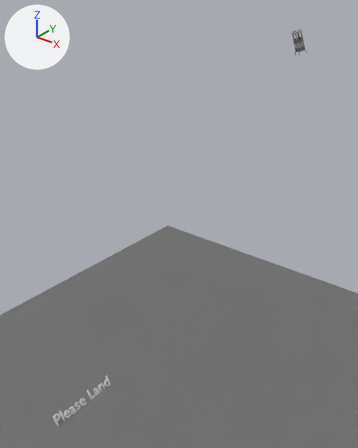
A saved change to the Blender file Machine Learning/PhysicsDriver/PhysicsSolver.blend.
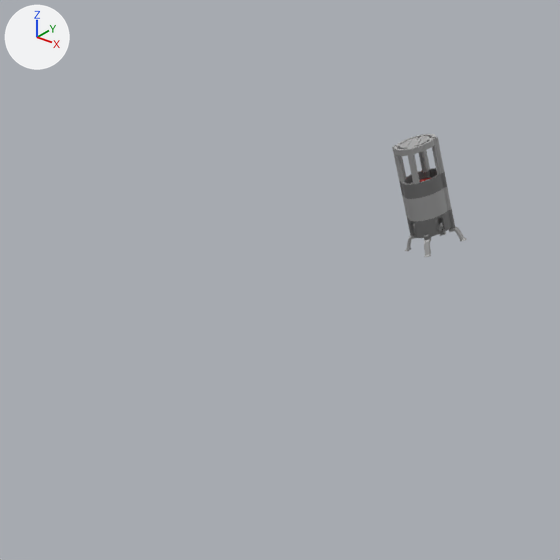
The first picture shows the older version from a 50 mm camera at (42.8, -69.5, 108.1) aimed at (-17.3, 5.7, 61.5). The close-ups show both versions on the part from 58% to 92% of the width and 0% to 27% of the height of that picture. Arrows for +X, +Y and +Z are at upper left; the lights stay in place.

The scene before the commit, as lines of its bpy script (objects in view):
```python
me_edf_rocket_v32 = bpy.data.meshes.new('EDF_Rocket v32')
me_edf_rocket_v32.from_pydata(...)  # 7162 vertices, 14580 faces; spans x -1.11..1.11, y -1.11..1.11, z -2.24..1.4
# faces by material slot: [584, 5144, 8852]
me_edf_rocket_v32.materials.append(mat_aluminum___anodized_glossy__red)  # red #e7504d
me_edf_rocket_v32.materials.append(mat_pekk___polyetherketoneketone_reinforced_with_carbon_fibers___ht)  # grey #797979
me_edf_rocket_v32.materials.append(mat_steel___satin)  # grey #aaaaaa
ob_rocket = bpy.data.objects.new('rocket', me_edf_rocket_v32)
ob_rocket.location = (5.18, 7.96, 100.0)
ob_rocket.rotation_euler = (-0.27, 0.228, 3.291)  # degrees (-15, 13, 189)
```
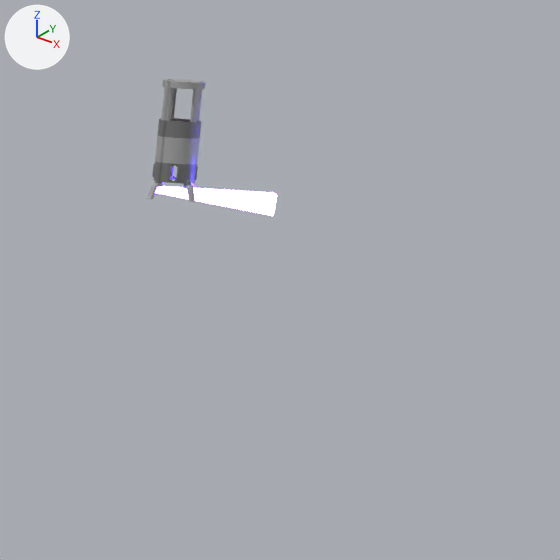
Where the newer file only moved an object's origin or applied its transform, the numbers keep the older frame.

What differs and where, as boxes [x1, y1, x2, y2] in the close-ups (560 x 560 px):
'rocket', reshaped (20% narrower)
    before: [392, 134, 467, 257]
    after: [146, 79, 206, 202]
'thrust', added
    after: [155, 186, 277, 216]

Diff of the bpy script that builds the scene:
```diff
--- a/Machine Learning/PhysicsDriver/PhysicsSolver.blend.py
+++ b/Machine Learning/PhysicsDriver/PhysicsSolver.blend.py
@@ mat_thrust @@
+mat_thrust = emission_material('Thrust')
+mat_thrust.base_color = (0.089, 0.045, 1.0)  # blue #543cff
+mat_thrust.strength = 50.0
@@ me_edf_rocket_v32 @@
 me_edf_rocket_v32.from_pydata(...)  # 7162 vertices, 14580 faces; spans x -1.11..1.11, y -1.11..1.11, z -2.24..1.4
 # used by ob_rocket; location = (5.18, 7.96, 100.0); rotation_euler = (-0.27, 0.228, 3.291), in degrees (-15, 13, 189)
+# me_edf_rocket_v32 part 1: the whole mesh is multiplied about its middle by the matrix ((0.405, -0.874, -0.269), (0.836, 0.473, -0.279), (0.371, -0.112, 0.922)), then moved by (5.7, 6.01, 5.15)
 me_edf_rocket_v32.materials.append(mat_aluminum___anodized_glossy__red)
@@ me_cube @@
+me_cube.from_pydata([(-0.339, -0.339, -0.706), (-0.1, -0.1, 0.141), (-0.339, 0.339, -0.706), (-0.1, 0.1, 0.141), (0.339, -0.339, -0.706), (0.1, -0.1, 0.141), (0.339, 0.339, -0.706), (0.1, 0.1, 0.141)], [], [(0, 1, 3, 2), (2, 3, 7, 6), (6, 7, 5, 4), (4, 5, 1, 0), (2, 6, 4, 0), (7, 3, 1, 5)])
+me_cube.materials.append(mat_thrust)  # blue #543cff
@@ ob_thrust @@
+ob_thrust = bpy.data.objects.new('thrust', me_cube)
+ob_thrust.location = (0.0, 0.0, 99.99)
+ob_thrust.rotation_euler = (-0.185, 1.449, 3.636)  # degrees (-11, 83, 208)
+ob_thrust.scale = (1.0, 1.0, 4.89)
```
